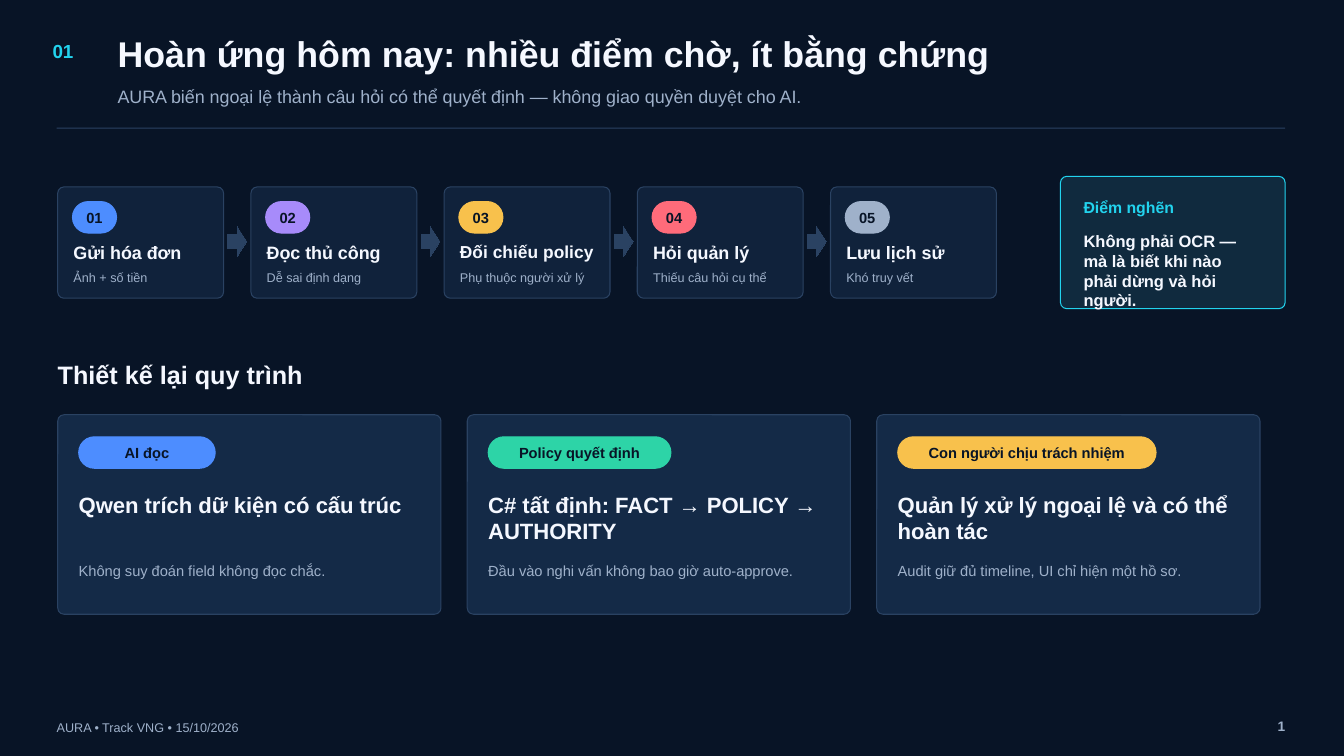
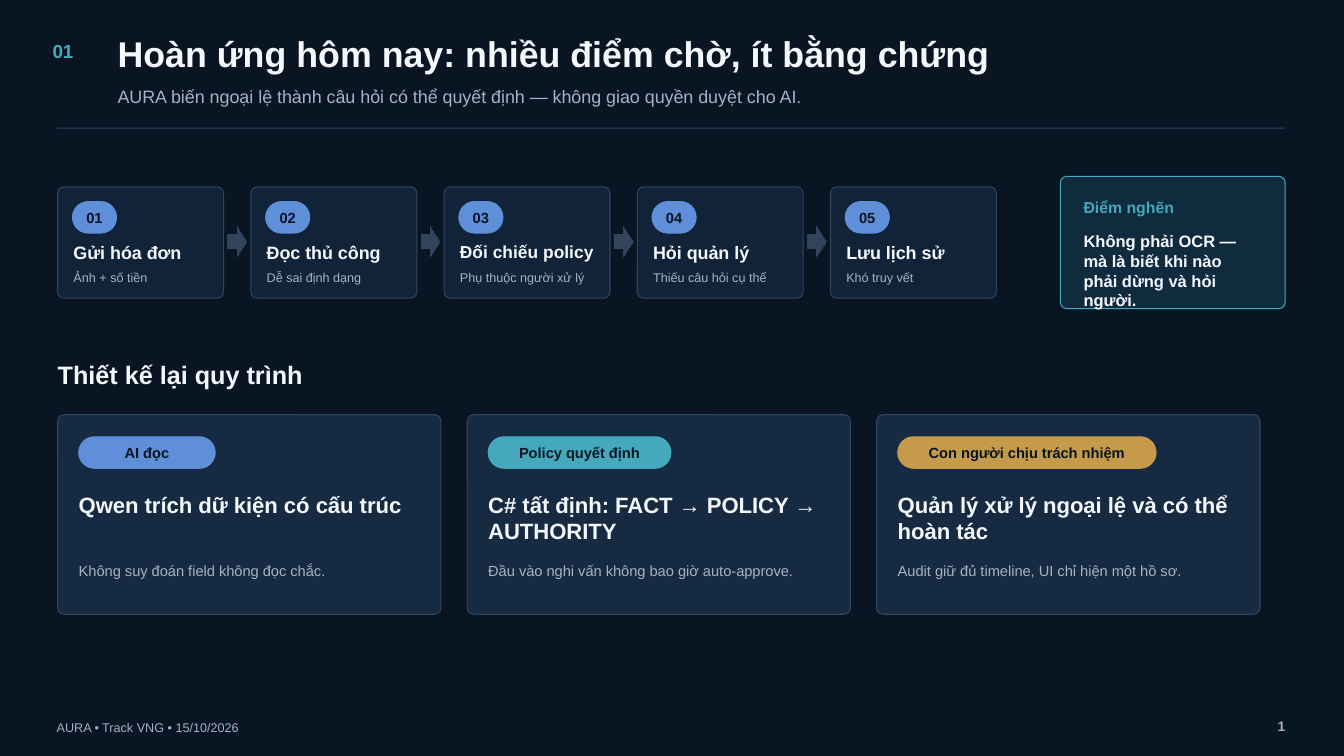
Before and after one commit to BondPhuPhamzZ/AURA, a slide deck: slide 1 of AURA/submission/AURA_5_SLIDES_FINAL.pptx. Drawn at 1344x756 pixels with LibreOffice and Linux fonts; fonts in the diff are those of the drawing. Boxes give left, top, right and bottom in pixels: in the first picture for what was removed or moved away, otherwise in the second. Text is boxed around its words. In the diff, an @@ line names an element or a change of style, - is before the commit and + after.

Commit message:
docs: simplify final deck color hierarchy

```diff
--- a/AURA/submission/AURA_5_SLIDES_FINAL.pptx
+++ b/AURA/submission/AURA_5_SLIDES_FINAL.pptx
@@ background #081426 to #091522 @@
@@ text "01" at [53,45,74,58]: text colour #22D3EE to #45A9BE @@
@@ rounded rectangle at [1061,176,1286,309]: outline #22D3EE 0.75 pt to #45A9BE 0.75 pt @@
@@ rounded rectangle "01" at [73,202,117,233]: text colour #081426 to #091522; fill #4D8DFF to #5F8FD8; outline #4D8DFF 0.75 pt to #5F8FD8 0.75 pt @@
@@ rounded rectangle "02" at [266,202,311,233]: text colour #081426 to #091522; fill #A78BFA to #5F8FD8; outline #A78BFA 0.75 pt to #5F8FD8 0.75 pt @@
@@ rounded rectangle "03" at [459,202,503,233]: text colour #081426 to #091522; fill #F8C14C to #5F8FD8; outline #F8C14C 0.75 pt to #5F8FD8 0.75 pt @@
@@ rounded rectangle "04" at [652,202,697,233]: text colour #081426 to #091522; fill #FF6B7A to #5F8FD8; outline #FF6B7A 0.75 pt to #5F8FD8 0.75 pt @@
@@ fill #10223B to #112338; outline #2A4262 0.75 pt to #31445C 0.75 pt in 5 elements at [57,187,224,297], [251,187,417,297], [445,187,611,297], [637,187,804,297], [831,187,997,297] @@
@@ rounded rectangle "05" at [846,202,890,233]: text colour #081426 to #091522; fill #9FB1CA to #5F8FD8; outline #9FB1CA 0.75 pt to #5F8FD8 0.75 pt @@
@@ text "Điểm nghẽn" at [1084,200,1174,217]: text colour #22D3EE to #45A9BE @@
@@ fill #142A47 to #162A42; outline #2A4262 0.75 pt to #31445C 0.75 pt in 3 elements at [57,414,441,614], [468,414,851,614], [877,414,1260,614] @@
@@ rounded rectangle "AI đọc" at [79,437,215,468]: text colour #081426 to #091522; fill #4D8DFF to #5F8FD8; outline #4D8DFF 0.75 pt to #5F8FD8 0.75 pt @@
@@ rounded rectangle "Policy quyết định" at [488,437,670,468]: text colour #081426 to #091522; fill #2DD4A7 to #45A9BE; outline #2DD4A7 0.75 pt to #45A9BE 0.75 pt @@
@@ rounded rectangle "Con người chịu trách nhiệm" at [898,437,1156,468]: text colour #081426 to #091522; fill #F8C14C to #C59A4A; outline #F8C14C 0.75 pt to #C59A4A 0.75 pt @@
```
Also in this commit, not shown: 4 other slides changed, 1 other file.
